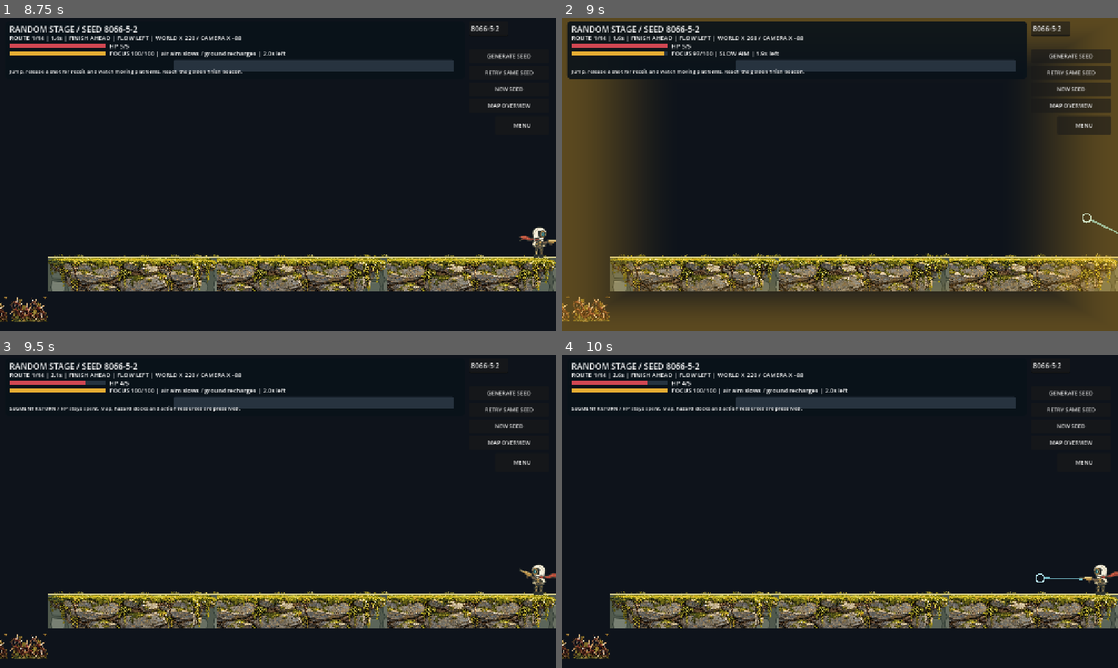
Above: before the commit, frames 1-4 (two rows, left to right).
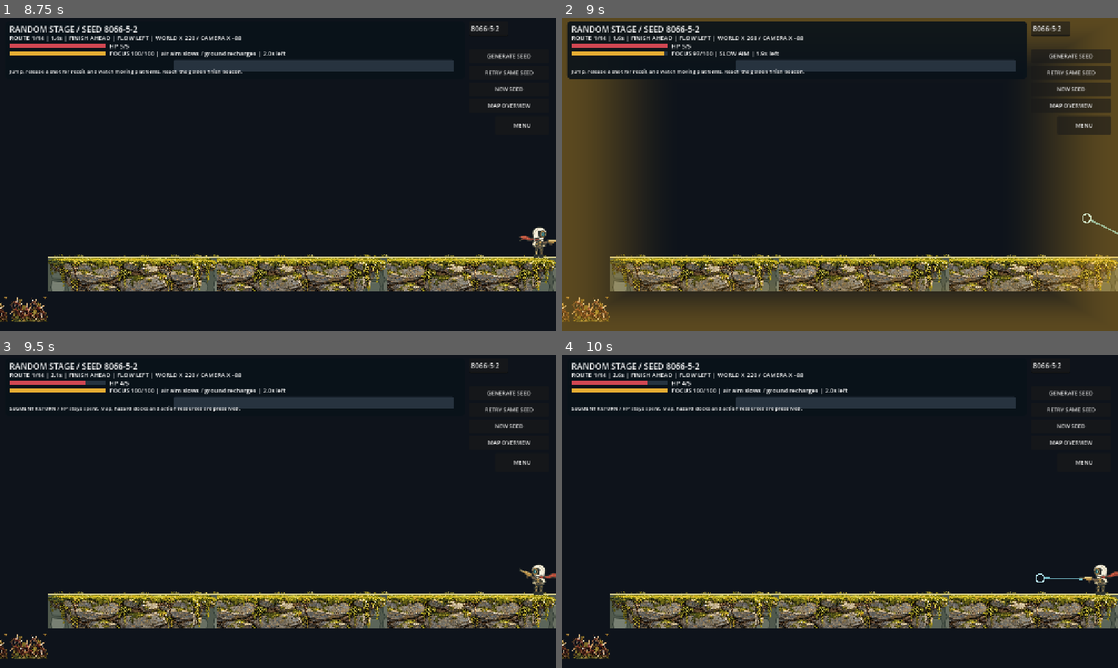
Above: after the commit, the same moments.

Repository: zhipijun1996/gunman-rush
Game: Godot game, scene res://scenes/demo/random_stage_preview.tscn
Two runs of this game, one before a commit and one after it. Both use one fixed random seed, a clock stepped at 60 frames per second and the inputs below. This scene is started directly instead of the project's main scene.
Inputs (mouse positions are in pixels of both pictures, inside the frame that each line leads up to):
- Up to frame 1 (8.75 s): click "MAP OVERVIEW" at 0.5 s; click "BACK TO PLAY" at 1.25 s; click "RETRY SAME SEED" at 2 s; click "RETRY SAME SEED" at 2.75 s; click "RETRY SAME SEED" at 3.5 s; click "NEW SEED" at 4.25 s; click "NEW SEED" at 5 s; click "GENERATE SEED" at 5.75 s; click "MENU" at 6.5 s; click "RETURN TO HOME" at 7.25 s; click "KEEP PLAYING" at 8 s
- Up to frame 2 (9 s): tap Enter at 8.75 s; move the mouse to (962, 158) at 8.77 s; hold D from 8.78 s (still down); tap R at 8.85 s; click (962, 158) at 8.92 s
- Up to frame 3 (9.5 s): keep holding D; tap Space at 9.02 s
- Up to frame 4 (10 s): release D at 9.5 s; drag from (728, 527) to (812, 574) at 9.52 s

Frame 1 is identical in both runs. In frame 2, 4.8% of the frame differs, in the area x 0-100%, y 62-98%; in frame 3, less than 0.1%; in frame 4, nothing differs.

Commit message:
fix: damp stage camera motion and decouple recoil lookahead

Diff:
--- a/scripts/generation/stage_camera_rig.gd
+++ b/scripts/generation/stage_camera_rig.gd
@@ -4,17 +4,22 @@
 @export var viewing_zoom := 1.95
 var target: PlayerMotor
 var world_bounds := Rect2()
-var follow_rate := 8.0
-var lookahead_distance := 130.0
+# World units; independent from player tuning and collision geometry.
+@export var dead_zone := Vector2(42.0, 72.0)
+@export var lookahead_distance := 48.0
+@export var lookahead_speed := 75.0
+@export var response_time := Vector2(0.28, 0.36)
 var _lookahead := 0.0
+var _anchor := Vector2.ZERO
+var _spring_velocity := Vector2.ZERO
+var _session := -1
 
 func configure(actor: PlayerMotor, bounds: Rect2) -> void:
 	zoom = Vector2.ONE * viewing_zoom
 	target = actor
 	world_bounds = bounds
-	_lookahead = 0.0
 	if is_instance_valid(target):
-		global_position = bounded_center(target.global_position + Vector2(0, -80))
+		snap_to_target()
 		reset_smoothing()
 		make_current()
 		force_update_scroll()
@@ -31,16 +36,53 @@
 	var high := world_bounds.end - half_view
 	return Vector2(world_bounds.get_center().x if low.x > high.x else clampf(point.x, low.x, high.x), world_bounds.get_center().y if low.y > high.y else clampf(point.y, low.y, high.y))
 
+func snap_to_target() -> void:
+	_lookahead = 0.0
+	_spring_velocity = Vector2.ZERO
+	_anchor = bounded_center(target.global_position + Vector2(0, -80))
+	global_position = _anchor
+	var controller := target.get_node_or_null("Controller") as PlayerController
+	_session = controller.session_id if controller else -1
+
 func _physics_process(delta: float) -> void:
 	if not is_instance_valid(target) or world_bounds.size.x <= 0.0:
 		return
-	# Viewport camera removal can select a successor after a new attempt enters
-	# the tree. This active practice rig owns the view, not the previous camera.
 	if not is_current():
 		make_current()
-	var velocity := target.normal_velocity + target.recoil_velocity
-	var requested := clampf(velocity.x / maxf(1.0, target.tuning.ground_speed), -1.0, 1.0) * lookahead_distance
-	var blend := 1.0 - exp(-follow_rate * delta)
-	_lookahead = lerpf(_lookahead, requested, blend)
-	var desired := bounded_center(target.global_position + Vector2(_lookahead, -80))
-	global_position = bounded_center(global_position.lerp(desired, blend))
+	var controller := target.get_node_or_null("Controller") as PlayerController
+	if controller and controller.session_id != _session:
+		# Respawn/stage transitions are cuts, never a fast pan across the level.
+		snap_to_target()
+		return
+	advance_follow(target.global_position, target.normal_velocity.x,
+		maxf(1.0, target.tuning.ground_speed), delta)
+
+func advance_follow(actor_position: Vector2, movement_speed: float, run_speed: float, delta: float) -> void:
+	if delta <= 0.0:
+		return
+	# Recoil and aim direction do not steer lookahead. Slew limits reversals.
+	var requested := clampf(movement_speed / run_speed, -1.0, 1.0) * lookahead_distance
+	_lookahead = move_toward(_lookahead, requested, lookahead_speed * delta)
+	var point := actor_position + Vector2(_lookahead, -80)
+	for axis: int in 2:
+		_anchor[axis] = clampf(_anchor[axis], point[axis] - dead_zone[axis], point[axis] + dead_zone[axis])
+	_anchor = bounded_center(_anchor)
+	# Exact critically damped spring for a constant target during this step.
+	# Unlike a frame-dependent lerp, damping is stable across simulation rates.
+	for axis: int in 2:
+		var omega := 2.0 / maxf(0.01, response_time[axis])
+		var offset := global_position[axis] - _anchor[axis]
+		var impulse := _spring_velocity[axis] + omega * offset
+		var decay := exp(-omega * delta)
+		global_position[axis] = _anchor[axis] + (offset + impulse * delta) * decay
+		_spring_velocity[axis] = (_spring_velocity[axis] - omega * impulse * delta) * decay
+	# Keep a full actor and a margin visible during bursts/long falls. This
+	# soft-follow exception is local to the view; it never clamps the Motor.
+	var margin := (get_viewport_rect().size / (2.0 * zoom) - Vector2(48, 48)).max(Vector2(24, 24))
+	var safe := Vector2(clampf(global_position.x, actor_position.x - margin.x, actor_position.x + margin.x),
+		clampf(global_position.y, actor_position.y - margin.y, actor_position.y + margin.y))
+	safe = bounded_center(safe)
+	for axis: int in 2:
+		if not is_equal_approx(safe[axis], global_position[axis]):
+			_spring_velocity[axis] = 0.0
+	global_position = safe
--- /dev/null
+++ b/tests/camera_comfort_runner.gd
@@ -0,0 +1,97 @@
+extends SceneTree
+const PLAYER := preload("res://scenes/player/player.tscn")
+var checks := 0
+var failures := 0
+func check(ok: bool, message: String) -> void:
+	checks += 1
+	if not ok:
+		failures += 1
+		push_error(message)
+func _initialize() -> void:
+	run.call_deferred()
+func run() -> void:
+	root.size = Vector2i(1280, 720)
+	var world := Node2D.new()
+	root.add_child(world)
+	var motor: PlayerMotor = PLAYER.instantiate()
+	world.add_child(motor)
+	var controller: PlayerController = motor.get_node("Controller")
+	controller.set_physics_process(false)
+	var camera := StageCameraRig.new()
+	world.add_child(camera)
+	camera.set_physics_process(false)
+	camera.configure(motor, Rect2(-10000, -10000, 20000, 20000))
+	var start := camera.global_position
+	for tick: int in 120:
+		camera.advance_follow(Vector2(sin(tick * 0.1) * 20, sin(tick * 0.1) * 45), 0, 300, 1.0 / 60)
+	check(camera.global_position.distance_to(start) < 0.001, "dead zone holds small movements without camera bob")
+	var ends: Array[Vector2] = []
+	for fps: int in [30, 60, 120]:
+		camera.snap_to_target()
+		for tick: int in fps:
+			camera.advance_follow(Vector2(160, -100), 0, 300, 1.0 / fps)
+		ends.append(camera.global_position)
+	check(ends[0].distance_to(ends[2]) < 0.01, "exact damping converges identically at 30/60/120 Hz for held target")
+	camera.snap_to_target()
+	var old_center := start
+	var old_look := 0.0
+	var peak_old := 0.0
+	var peak_new := 0.0
+	# Actual Motor ballistic jump and recoil, with the previous camera as a baseline.
+	controller.router.request_action(&"jump")
+	motor.normal_velocity.y = -666
+	for tick: int in 100:
+		await physics_frame
+		if tick == 12:
+			check(controller.shoot_ability.try_fire(Vector2.DOWN, false), "actual airborne recoil fires")
+		var dt := 1.0 / 60.0
+		motor.step(0.0, dt)
+		var before := camera.global_position
+		camera._physics_process(dt)
+		var blend := 1.0 - exp(-8.0 * dt)
+		old_look = lerpf(old_look, clampf((motor.normal_velocity.x + motor.recoil_velocity.x) / 300, -1, 1) * 130, blend)
+		var next_old := old_center.lerp(motor.global_position + Vector2(old_look, -80), blend)
+		# Measure ascent only; indefinite freefall intentionally hits the safety frame.
+		if tick < 35:
+			peak_old = maxf(peak_old, absf(next_old.y - old_center.y) / dt)
+			peak_new = maxf(peak_new, absf(camera.global_position.y - before.y) / dt)
+		old_center = next_old
+		check(absf(motor.global_position.y - camera.global_position.y) <= 720 / 3.9 - 47.9, "burst/fall preserves vertical actor visibility")
+	check(peak_new < peak_old, "airborne recoil ascent peak camera speed reduced against old algorithm")
+	print("CAMERA ascent peak world units/s: old=%.2f new=%.2f" % [peak_old, peak_new])
+	# Run, reverse, then stop: lookahead changes at a fixed rate and settles.
+	motor.reset_at(Vector2.ZERO)
+	camera.snap_to_target()
+	var point := Vector2.ZERO
+	for tick: int in 360:
+		var speed := 300.0 if tick < 120 else (-300.0 if tick < 240 else 0.0)
+		var dt := (0.2 if tick >= 180 and tick < 240 else 1.0) / 60.0
+		point.x += speed * dt
+		var previous_ahead := camera._lookahead
+		camera.advance_follow(point, speed, 300, dt)
+		check(absf(camera._lookahead - previous_ahead) <= camera.lookahead_speed * dt + 0.001, "reverse/focus lookahead has no impulse")
+		check(absf(point.x - camera.global_position.x) < 1280 / 3.9 - 47.9, "run/reversal player remains visible")
+	check(camera._spring_velocity.length() < 0.1, "stop settles without perpetual drift")
+	motor.reset_at(Vector2.ZERO)
+	camera.snap_to_target()
+	motor.recoil_velocity = Vector2(1100, 0)
+	camera._physics_process(1.0 / 60)
+	check(is_zero_approx(camera._lookahead), "recoil cannot flip or drive lookahead")
+	controller.return_to_segment(Vector2(4000, -2000))
+	camera._physics_process(1.0 / 60)
+	check(camera.global_position == camera.bounded_center(motor.global_position + Vector2(0, -80)), "segment return cuts directly to safe spawn")
+	check(camera._spring_velocity == Vector2.ZERO, "respawn clears residual camera momentum")
+	camera.snap_to_target()
+	var ahead := camera._lookahead
+	camera.advance_follow(motor.global_position, 300, 300, 0.02)
+	check(camera._lookahead - ahead <= 1.501, "lookahead slew bounded")
+	var held := camera.global_position
+	camera.advance_follow(motor.global_position + Vector2(1000, 0), 300, 300, 0)
+	check(camera.global_position == held, "pause does not move camera")
+	camera.world_bounds = Rect2(0, 0, 100, 100)
+	check(camera.bounded_center(Vector2(800, 800)) == Vector2(50, 50), "small rooms remain centered")
+	if "--prove-failure" in OS.get_cmdline_user_args():
+		check(false, "intentional failure verifies exit status")
+	world.free()
+	print("CAMERA COMFORT: %d assertions, %d failures" % [checks, failures])
+	quit(1 if failures else 0)
--- a/tests/random_preview_tests.gd
+++ b/tests/random_preview_tests.gd
@@ -31,7 +31,9 @@
 		if flow * (preview.player.global_position.x - start_player.x) >= 350:
 			break
 	preview.controller.router.set_move_axis(0.0)
-	for unused: int in 8:
+	# Comfort camera intentionally takes longer than the old 8 Hz follow.
+	# Keep the >30 world-unit follow assertion; allow its documented damping.
+	for unused: int in 30:
 		await tree.physics_frame
 	check.call(flow * (preview.player.global_position.x - start_player.x) > 330 and flow * (preview.camera.global_position …(286 unchanged characters)…
 	check.call(preview.camera.global_position == preview.camera.bounded_center(preview.camera.global_position), "camera remains bounded by actual assembled world footprint")
Not shown, added: tests/camera_comfort_runner.gd.uid
Not shown, changed: docs/acceptance_tests.md
Not shown, added: docs/archive/handoff_plains_playful.md
Not shown, changed: docs/handoff.md
Not shown, changed: docs/tasks.md
Not shown, changed: docs/visual_and_gamefeel.md
Not shown, changed: tools/run_plains_ten_tests.py
